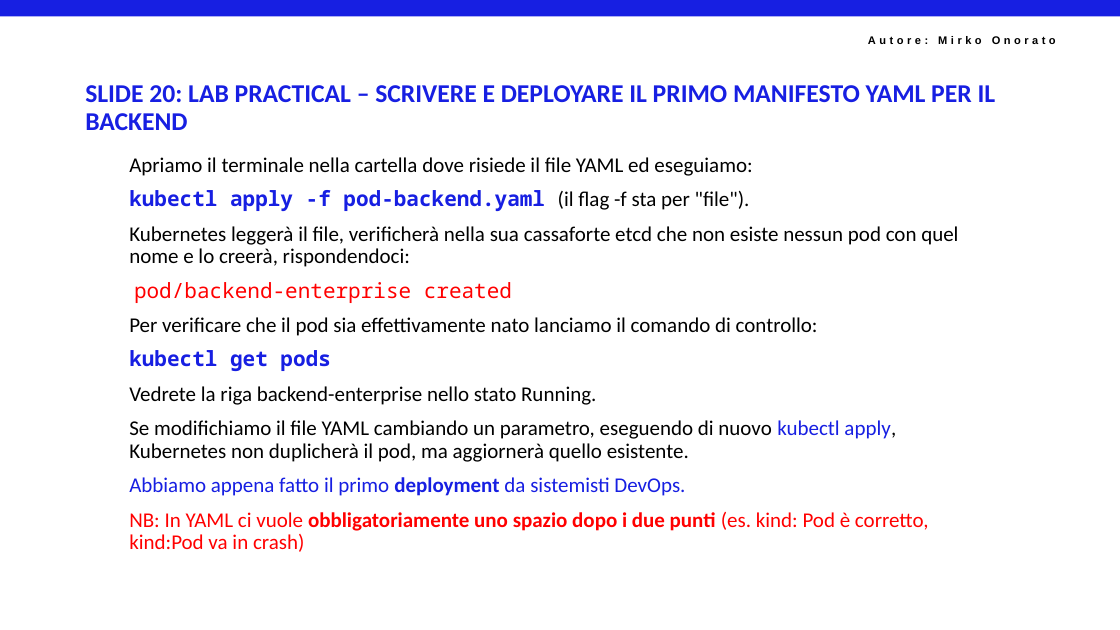
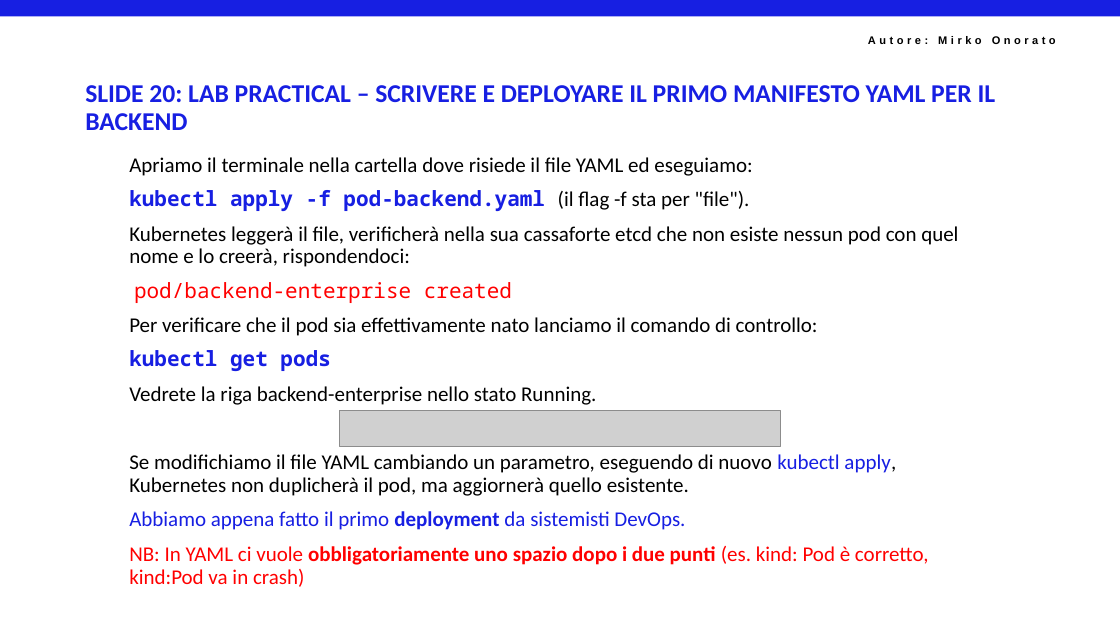
Before and after one commit to mirkoSkF/Docker-Slides, a slide deck: slide 22 of 4 - Kubernates. IL PASSAGGIO DA DOCKER COMPOSE ALL'ORCHESTRAZIONE ENTERPRISE.pptx. Drawn at 1120x630 pixels with LibreOffice and Linux fonts; fonts in the diff are those of the drawing; grey boxes stand for pictures; background and template pictures are left out. Boxes give left, top, right and bottom in pixels: in the first picture for what was removed or moved away, otherwise in the second. Text is boxed around its words. In the diff, an @@ line names an element or a change of style, - is before the commit and + after.

```diff
--- a/4 - Kubernates. IL PASSAGGIO DA DOCKER COMPOSE ALL'ORCHESTRAZIONE ENTERPRISE.pptx
+++ b/4 - Kubernates. IL PASSAGGIO DA DOCKER COMPOSE ALL'ORCHESTRAZIONE ENTERPRISE.pptx
@@ text "Apriamo il terminale nella cartella ..." rewrapped from (129,157,958,552) to (129,157,958,587) @@
@@ picture added at (339,411,781,447) @@
```
Also in this commit, not shown: 1 other slide changed.
